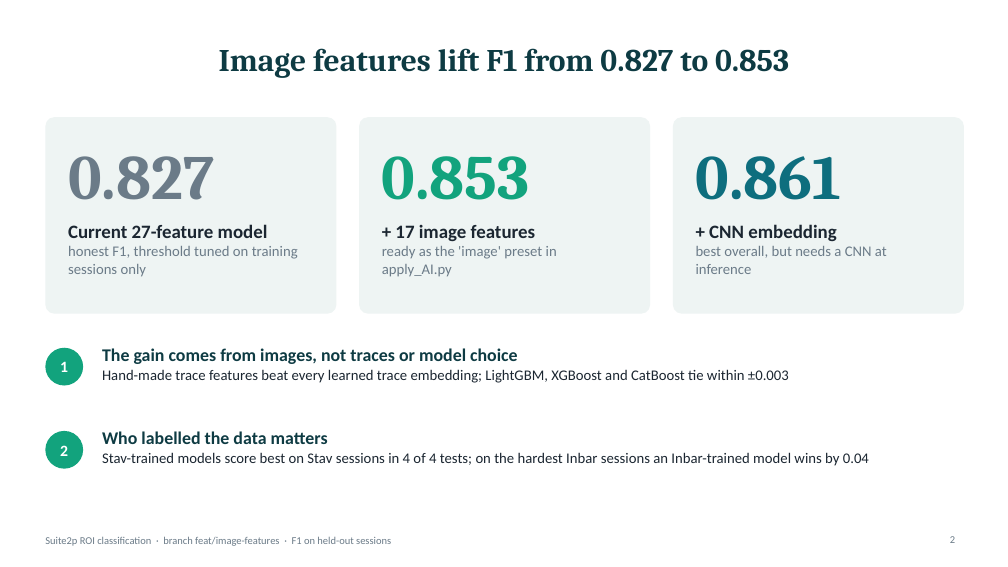
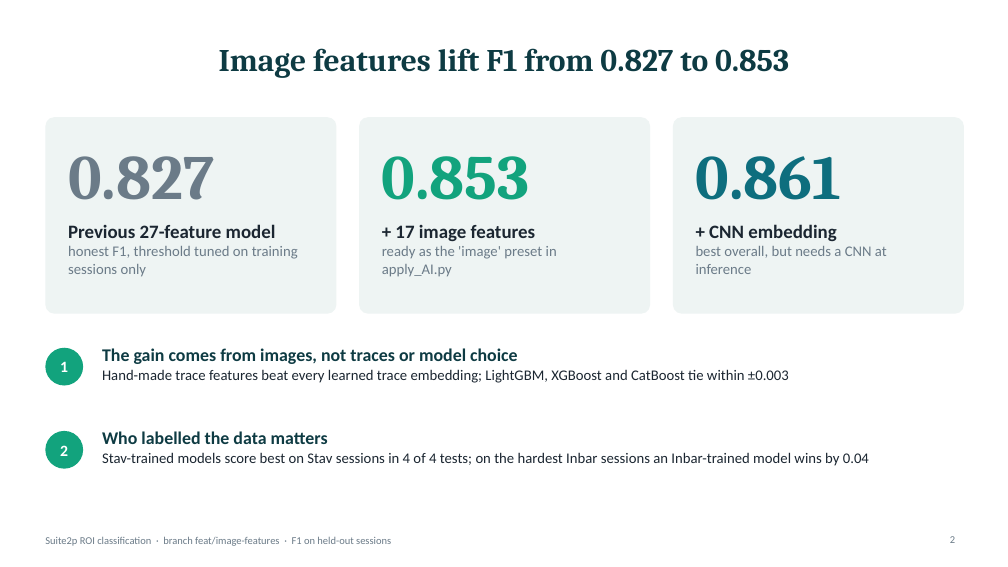
Before and after one commit to AddadyTom/suite2p-classification, a slide deck: slide 2 of results/suite2p_roi_classification_summary.pptx. Drawn at 1008x567 pixels with LibreOffice and Linux fonts; fonts in the diff are those of the drawing. Boxes give left, top, right and bottom in pixels: in the first picture for what was removed or moved away, otherwise in the second. Text is boxed around its words. In the diff, an @@ line names an element or a change of style, - is before the commit and + after.

```diff
--- a/results/suite2p_roi_classification_summary.pptx
+++ b/results/suite2p_roi_classification_summary.pptx
@@ text at (68,224,276,238): text changed @@
-Current 27-feature model
+Previous 27-feature model
```
Also in this commit, not shown: 2 other slides changed, 1 other file.
